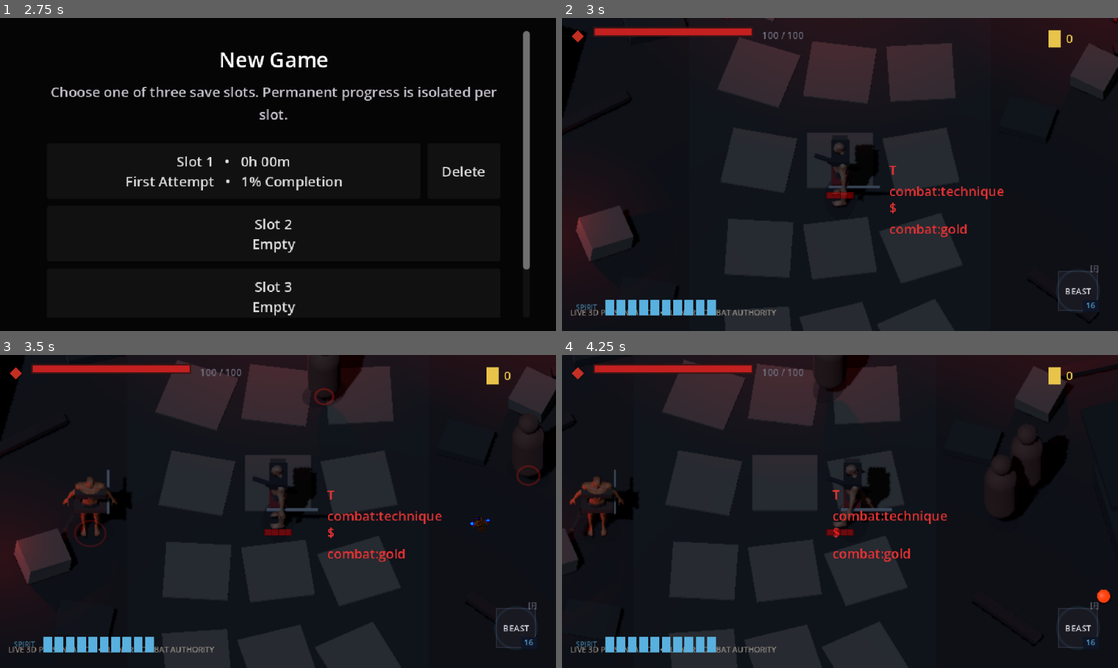
Above: before the commit, frames 1-4 (two rows, left to right).
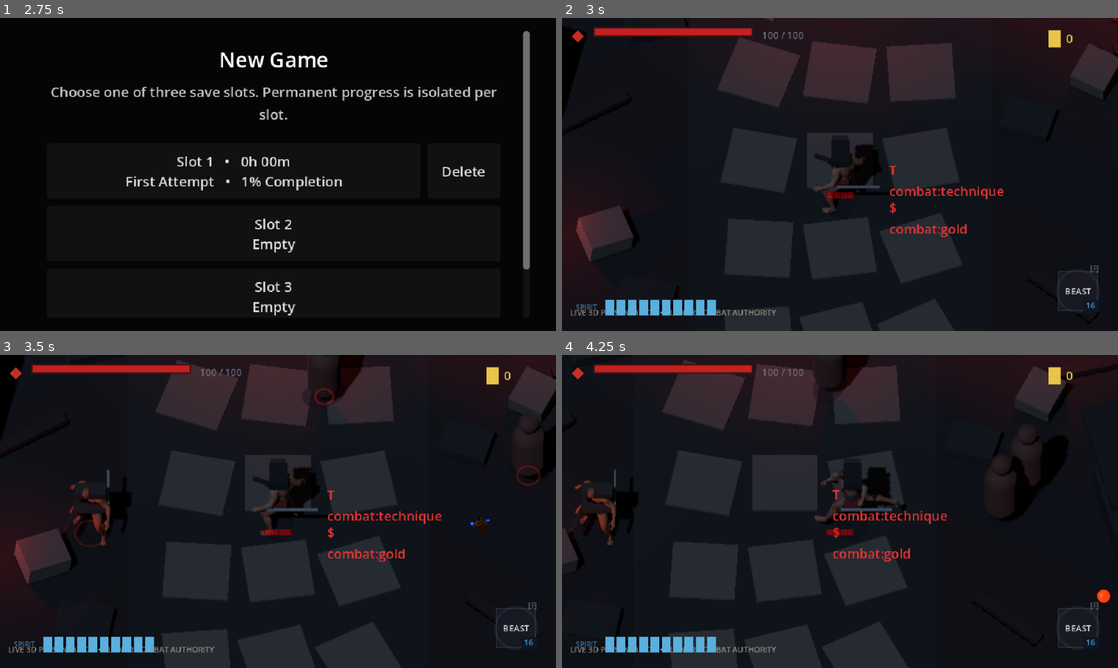
Above: after the commit, the same moments.

Repository: seancl8611/oathbound
Game: Godot game, scene res://TitleScreen/menu.tscn
The game is run twice, just before and just after one commit, with the same random seed, the same clock (stepped at 60 frames per second) and the same inputs. Sound files missing from this copy of the repository are replaced by a short silence.
Inputs (mouse positions are in pixels of both pictures, inside the frame that each line leads up to):
- Up to frame 1 (2.75 s): click "New Game" at 0.5 s; click "Slot 1 • 0h 00m First Attempt…" at 1.25 s; click "Cancel" at 2 s
- Up to frame 2 (3 s): click "Slot 2 Empty" at 2.75 s
- Up to frame 3 (3.5 s): no input
- Up to frame 4 (4.25 s): tap Enter (ui_accept) at 3.5, 3.77 s; move the mouse to (962, 495) at 3.52 s; press the mouse at (962, 495) at 3.53 s; hold D (right) from 3.53 s (still down); tap Q (special) at 3.8 s

Frame 1 is identical in both runs. In frame 2, 0.4% of the frame differs, in the area x 45-58%, y 39-63%; in frame 3, 1.0%; in frame 4, 1.2%, in the area x 1-62%, y 35-61%.

Commit message:
Drive curated humanoids from imported animation library

Diff:
--- a/game/oathbound/Regions/Hushiro/Presentation3D/HushiroCuratedActorVisual.gd
+++ b/game/oathbound/Regions/Hushiro/Presentation3D/HushiroCuratedActorVisual.gd
@@ -2,14 +2,17 @@
 
 ## Hushiro-only middle visual tier between final Oathbound character GLBs and the
 ## procedural blockout geometry. It uses a pinned/verified CC0 Quaternius humanoid for
-## human actors while the dedicated animation-library retarget remains under validation.
+## human actors and the matching Universal Animation Library when Godot imports it.
 ##
 ## Priority remains:
 ##   final role-specific GLB -> curated CC0 humanoid -> procedural fallback.
-## The authoritative CharacterBody2D still owns every gameplay decision.
+## The authoritative CharacterBody2D still owns every gameplay decision. Imported attack
+## animation is sampled from the existing 2D action progress; it never owns hit timing.
 
 const CURATED_HUMANOID_PATH := "res://Art3D/ThirdParty/Quaternius/UniversalBaseCharacters/superhero_male_reference.glb"
+const CURATED_ANIMATION_LIBRARY_PATH := "res://Art3D/ThirdParty/Quaternius/UniversalAnimationLibrary/universal_animation_library.glb"
 const MIN_CURATED_BONES := 50
+const MIN_CURATED_ANIMATIONS := 5
 const PLAYER_HEIGHT_METERS := 1.90
 const SWORDSMAN_HEIGHT_METERS := 1.84
 
@@ -20,12 +23,25 @@
 var _curated_base_position := Vector3.ZERO
 var _curated_base_rotation := Vector3.ZERO
 
+var _curated_animation_player: AnimationPlayer = null
+var _curated_animation_library_active := false
+var _curated_animation_clip_count := 0
+var _curated_animation_remapped_tracks := 0
+var _curated_animation_discarded_tracks := 0
+var _curated_idle_clip := StringName()
+var _curated_locomotion_clip := StringName()
+var _curated_attack_clip := StringName()
+var _curated_hurt_clip := StringName()
+var _curated_death_clip := StringName()
+var _curated_last_clip := StringName()
+
 
 func _rebuild_visual() -> void:
 	_curated_model_active = false
 	_curated_model = null
 	_curated_skeleton = null
 	_curated_base_pose_rotations.clear()
+	_reset_animation_runtime()
 
 	if actor_role not in ["player", "swordsman"]:
 		super._rebuild_visual()
@@ -46,12 +62,6 @@
 		_build_humanoid(actor_role == "player")
 
 
-func sync_from_source(delta: float) -> void:
-	super.sync_from_source(delta)
-	if _curated_model_active:
-		_sync_curated_pose()
-
-
 func is_curated_placeholder_active() -> bool:
 	return _curated_model_active
 
@@ -62,6 +72,28 @@
 	if _external_model_active:
 		return "role_specific_glb"
 	return "procedural_fallback"
+
+
+func get_animation_tier() -> String:
+	if _curated_model_active and _curated_animation_library_active:
+		return "curated_animation_library"
+	if _curated_model_active:
+		return "manual_pose_adapter"
+	return "role_specific_or_procedural"
+
+
+func get_curated_animation_state_for_test() -> Dictionary:
+	return {
+		"active": _curated_animation_library_active,
+		"clip_count": _curated_animation_clip_count,
+		"remapped_tracks": _curated_animation_remapped_tracks,
+		"discarded_tracks": _curated_animation_discarded_tracks,
+		"idle_clip": str(_curated_idle_clip),
+		"locomotion_clip": str(_curated_locomotion_clip),
+		"attack_clip": str(_curated_attack_clip),
+		"hurt_clip": str(_curated_hurt_clip),
+		"death_clip": str(_curated_death_clip),
+	}
 
 
 func _try_curated_humanoid() -> bool:
@@ -95,15 +127,205 @@
 	_curated_base_position = model.position
 	_curated_base_rotation = model.rotation
 	_curated_model_active = true
-	# Mark as external so the base presenter does not try to drive nonexistent imported
-	# clips. Hushiro applies a small skeleton pose adapter below until retargeting is ready.
 	_external_model_active = true
 	model.set_meta("oathbound_curated_placeholder", true)
 	model.set_meta("oathbound_source_license", "CC0-1.0")
-	model.set_meta("oathbound_animation_state", "retarget_pending")
+
+	_curated_animation_library_active = _setup_curated_animation_library()
+	model.set_meta(
+		"oathbound_animation_state",
+		"curated_animation_library" if _curated_animation_library_active else "manual_pose_adapter"
+	)
+	if not _curated_animation_library_active:
+		_sync_curated_pose()
+
+	print(
+		"[HushiroCuratedActorVisual] %s using verified CC0 humanoid tier (%d bones) animation=%s clips=%d"
+		% [actor_role, skeleton.get_bone_count(), get_animation_tier(), _curated_animation_clip_count]
+	)
+	return true
+
+
+func _reset_animation_runtime() -> void:
+	_curated_animation_player = null
+	_curated_animation_library_active = false
+	_curated_animation_clip_count = 0
+	_curated_animation_remapped_tracks = 0
+	_curated_animation_discarded_tracks = 0
+	_curated_idle_clip = StringName()
+	_curated_locomotion_clip = StringName()
+	_curated_attack_clip = StringName()
+	_curated_hurt_clip = StringName()
+	_curated_death_clip = StringName()
+	_curated_last_clip = StringName()
+
+
+func _setup_curated_animation_library() -> bool:
+	if _curated_model == null or _curated_skeleton == null:
+		return false
+	if not ResourceLoader.exists(CURATED_ANIMATION_LIBRARY_PATH):
+		return false
+	var source_resource := load(CURATED_ANIMATION_LIBRARY_PATH)
+	if not (source_resource is AnimationLibrary):
+		return false
+	var source_library := source_resource as AnimationLibrary
+	if source_library.get_animation_list().size() < MIN_CURATED_ANIMATIONS:
+		return false
+
+	var runtime_library := _build_runtime_animation_library(source_library)
+	if runtime_library == null or runtime_library.get_animation_list().size() < MIN_CURATED_ANIMATIONS:
+		return false
+
+	var player := AnimationPlayer.new()
+	player.name = "CuratedAnimationPlayer"
+	# Imported AnimationLibrary track paths are rewritten relative to the curated model,
+	# so the AnimationPlayer can use its parent as the animation root.
+	player.root_node = NodePath("..")
+	_curated_model.add_child(player)
+	if player.add_animation_library(&"", runtime_library) != OK:
+		player.queue_free()
+		return false
+
+	_curated_animation_player = player
+	_curated_animation_clip_count = runtime_library.get_animation_list().size()
+	_curated_idle_clip = _select_semantic_clip(runtime_library, ["idle", "stand", "breath"])
+	_curated_locomotion_clip = _select_semantic_clip(runtime_library, ["run", "jog", "walk", "locomotion", "move"])
+	_curated_attack_clip = _select_semantic_clip(runtime_library, ["sword", "attack", "slash", "melee", "strike"])
+	_curated_hurt_clip = _select_semantic_clip(runtime_library, ["hurt", "hit", "impact", "stagger"])
+	_curated_death_clip = _select_semantic_clip(runtime_library, ["death", "die", "dead"])
+
+	# Idle and locomotion are required for the authored library to become authoritative.
+	# Combat-specific clips remain optional because the deterministic manual attack pose is
+	# a safer fallback than allowing a decorative animation to invent combat timing.
+	if _curated_idle_clip == StringName() or _curated_locomotion_clip == StringName():
+		player.queue_free()
+		_curated_animation_player = null
+		return false
+	return true
+
+
+func _build_runtime_animation_library(source_library: AnimationLibrary) -> AnimationLibrary:
+	if _curated_model == null or _curated_skeleton == null:
+		return null
+	var runtime_library := AnimationLibrary.new()
+	var skeleton_path := _curated_model.get_path_to(_curated_skeleton)
+	for animation_name: StringName in source_library.get_animation_list():
+		var source_animation := source_library.get_animation(animation_name)
+		if source_animation == null:
+			continue
+		var animation := source_animation.duplicate(true) as Animation
+		if animation == null:
+			continue
+
+		# Quaternius' base character and animation packs share one skeleton. Remap every
+		# recognized bone track directly to the live character skeleton and discard scene/
+		# root transforms so imported animation can never move the gameplay proxy.
+		for track_index: int in range(animation.get_track_count() - 1, -1, -1):
+			var source_path := animation.track_get_path(track_index)
+			var bone_name := _bone_name_from_track_path(source_path)
+			if bone_name.is_empty() or _curated_skeleton.find_bone(bone_name) < 0:
+				animation.remove_track(track_index)
+				_curated_animation_discarded_tracks += 1
+				continue
+			animation.track_set_path(track_index, NodePath("%s:%s" % [str(skeleton_path), bone_name]))
+			_curated_animation_remapped_tracks += 1
+		if animation.get_track_count() == 0:
+			continue
+		runtime_library.add_animation(animation_name, animation)
+	return runtime_library
+
+
+func _bone_name_from_track_path(path: NodePath) -> String:
+	if path.get_subname_count() <= 0:
+		return ""
+	# Skeleton bone animation paths use the bone as the first subname. Keep this strict;
+	# mesh blend-shapes and arbitrary node-property tracks are intentionally excluded.
+	return str(path.get_subname(0))
+
+
+func _select_semantic_clip(library: AnimationLibrary, tokens: Array[String]) -> StringName:
+	var best := StringName()
+	var best_score := -1
+	for animation_name: StringName in library.get_animation_list():
+		var lower := str(animation_name).to_lower()
+		var score := 0
+		for token: String in tokens:
+			if lower.contains(token):
+				score += 10
+		# Prefer ordinary gameplay clips over obviously specialized variants.
+		if lower.contains("loop"):
+			score += 1
+		if lower.contains("weapon") or lower.contains("sword"):
+			score += 2
+		if lower.contains("jump") or lower.contains("swim") or lower.contains("dance"):
+			score -= 8
+		if score > best_score and score > 0:
+			best_score = score
+			best = animation_name
+	return best
+
+
+func _sync_external_animation(speed: float) -> void:
+	if not _curated_model_active:
+		super._sync_external_animation(speed)
+		return
+	if _curated_animation_library_active and _sync_curated_library_animation(speed):
+		return
 	_sync_curated_pose()
-	print("[HushiroCuratedActorVisual] %s using verified CC0 humanoid tier (%d bones)" % [actor_role, skeleton.get_bone_count()])
+
+
+func _sync_curated_library_animation(speed: float) -> bool:
+	if _curated_animation_player == null or source_actor == null:
+		return false
+
+	var source_animation := _source_animation_name()
+	var dead := _source_dead() or source_animation.contains("death")
+	var hurt := _contains_any(source_animation, ["hurt", "stagger", "parried", "hit"])
+	var attacking := _source_attack_active() or _contains_any(source_animation, ["attack", "slash", "cleave", "thrust", "counter"])
+
+	if dead:
+		if _curated_death_clip != StringName():
+			_play_curated_clip(_curated_death_clip, 1.0, false)
+			return true
+		return false
+	if hurt:
+		if _curated_hurt_clip != StringName():
+			_play_curated_clip(_curated_hurt_clip, 1.0, false)
+			return true
+		return false
+	if attacking:
+		if _curated_attack_clip == StringName():
+			return false
+		var animation := _animation_for(_curated_attack_clip)
+		if animation == null:
+			return false
+		_play_curated_clip(_curated_attack_clip, 1.0, true)
+		var progress := clampf(_source_action_progress(), 0.0, 1.0)
+		_curated_animation_player.seek(progress * animation.length, true)
+		_curated_animation_player.pause()
+		return true
+
+	if speed > 12.0:
+		var speed_scale := clampf(speed / 95.0, 0.65, 1.65)
+		_play_curated_clip(_curated_locomotion_clip, speed_scale, false)
+		return true
+	_play_curated_clip(_curated_idle_clip, 1.0, false)
 	return true
+
+
+func _play_curated_clip(clip: StringName, speed_scale: float, force_restart: bool) -> void:
+	if _curated_animation_player == null or clip == StringName():
+		return
+	if force_restart or _curated_last_clip != clip or not _curated_animation_player.is_playing():
+		_curated_animation_player.play(clip)
+		_curated_last_clip = clip
+	_curated_animation_player.speed_scale = speed_scale
+
+
+func _animation_for(clip: StringName) -> Animation:
+	if _curated_animation_player == null or clip == StringName():
+		return null
+	return _curated_animation_player.get_animation(clip)
 
 
 func _find_skeleton(node: Node) -> Skeleton3D:
@@ -161,8 +383,6 @@
 				if source_material is StandardMaterial3D:
 					var styled := (source_material as StandardMaterial3D).duplicate() as StandardMaterial3D
 					if styled != null:
-						# Preserve authored textures while suppressing glossy/PBR-heavy response. A
-						# muted multiplier helps disparate placeholder assets share one visual world.
 						var multiplier := Color(0.55, 0.54, 0.58, 1.0) if actor_role == "player" else Color(0.64, 0.50, 0.42, 1.0)
 						styled.albedo_color *= multiplier
 						styled.roughness = maxf(styled.roughness, 0.82)
@@ -176,20 +396,19 @@
 func _capture_curated_pose() -> void:
 	if _curated_skeleton == null:
 		return
-	for bone_name: String in [
-		"pelvis", "spine_01", "spine_02", "spine_03",
-		"clavicle_l", "upperarm_l", "lowerarm_l", "hand_l",
-		"clavicle_r", "upperarm_r", "lowerarm_r", "hand_r",
-		"thigh_l", "calf_l", "foot_l", "thigh_r", "calf_r", "foot_r"
-	]:
-		var bone_index := _curated_skeleton.find_bone(bone_name)
-		if bone_index >= 0:
-			_curated_base_pose_rotations[bone_name] = _curated_skeleton.get_bone_pose_rotation(bone_index)
+	# Capture every imported bone so falling back from an authored clip to the deterministic
+	# adapter never leaves stale transforms behind on fingers, neck, or secondary joints.
+	for bone_index: int in range(_curated_skeleton.get_bone_count()):
+		var bone_name := str(_curated_skeleton.get_bone_name(bone_index))
+		_curated_base_pose_rotations[bone_name] = _curated_skeleton.get_bone_pose_rotation(bone_index)
 
 
 func _reset_curated_pose() -> void:
 	if _curated_skeleton == null or _curated_model == null:
 		return
+	if _curated_animation_player != null:
+		_curated_animation_player.stop()
+	_curated_last_clip = StringName()
 	_curated_model.position = _curated_base_position
 	_curated_model.rotation = _curated_base_rotation
 	for bone_name: Variant in _curated_base_pose_rotations.keys():
@@ -213,8 +432,7 @@
 		return
 	_reset_curated_pose()
 
-	# Bring the source T-pose into a compact gameplay silhouette first. Motion below is
-	# deliberately restrained because the final library retarget remains a separate task.
+	# Deterministic fallback used only when a required authored semantic clip is unavailable.
 	_apply_bone_rotation("upperarm_l", Vector3.FORWARD, 1.12)
 	_apply_bone_rotation("upperarm_r", Vector3.FORWARD, -1.12)
 	_apply_bone_rotation("lowerarm_l", Vector3.RIGHT, -0.12)
@@ -269,8 +487,8 @@
 	var blood := _material(Color(0.28, 0.035, 0.032, 1.0), 0.88)
 	var cloth := dark_cloth if actor_role == "player" else enemy_cloth
 
-	# Simple kitbash pieces are intentionally broad shapes at gameplay distance. They
-	# distinguish roles while a future outfit pack / Akio-specific model replaces them.
+	# Broad kitbash pieces remain presentation placeholders for identity/readability. The
+	# future Akio/Swordsman production GLBs replace this entire curated tier atomically.
 	_add_box(_visual_root, "CuratedSash", Vector3(0.62, 0.10, 0.34), Vector3(0.0, 0.93, 0.0), blood if actor_role == "player" else cloth)
 	var sheath := _add_box(_visual_root, "CuratedSheath", Vector3(0.07, 0.07, 0.92), Vector3(-0.31, 0.77, 0.05), cloth)
 	sheath.rotation = Vector3(0.0, -0.38, -0.22)
